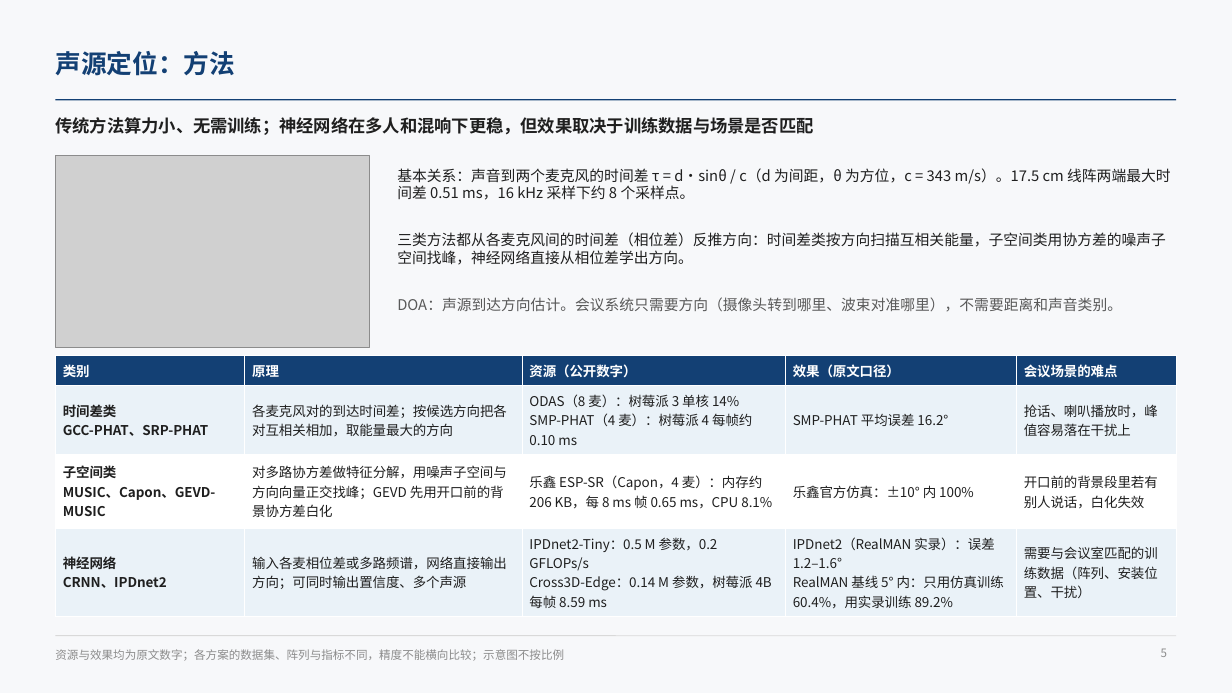
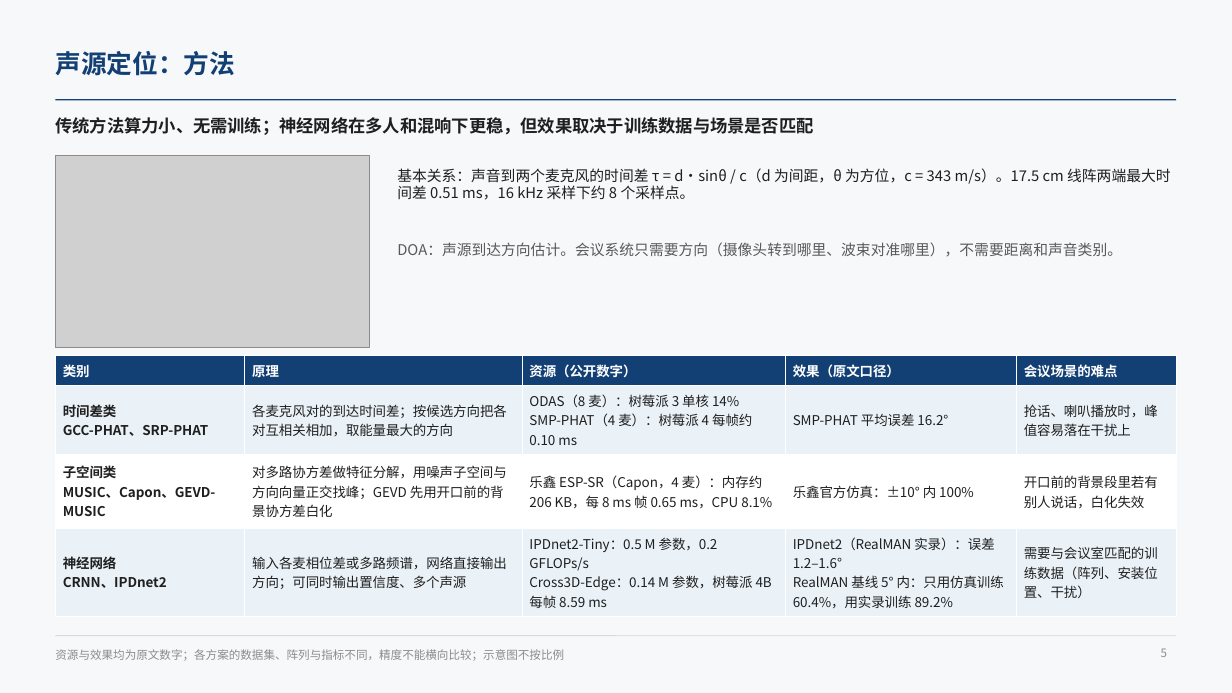
Before and after one commit to ZeroFoxxi/ssl-scene1, a slide deck: slide 5 of 01_场景一_摄像头声源定位/技术总结/声源定位与波束成形技术总结.pptx. Drawn at 1232x693 pixels with LibreOffice and Linux fonts; fonts in the diff are those of the drawing; grey boxes stand for pictures. Boxes give left, top, right and bottom in pixels: in the first picture for what was removed or moved away, otherwise in the second. Text is boxed around its words. In the diff, an @@ line names an element or a change of style, - is before the commit and + after.

```diff
--- a/01_场景一_摄像头声源定位/技术总结/声源定位与波束成形技术总结.pptx
+++ b/01_场景一_摄像头声源定位/技术总结/声源定位与波束成形技术总结.pptx
@@ text removed at [397,232,1166,265] @@
-三类方法都从各麦克风间的时间差（相位差）反推方向：时间差类按方向扫描互相关能量，子空间类用协方差的噪声子空间找峰，神经网络直接从相位差学出方向。
@@ text "DOA：声源到达方向估计。会议系统只需要方向（摄像头转到哪里、波束对准哪里），不需要距离和声音类别。": place and size @@
-text "DOA：声源到达方向估计。会议系统只需要方向（摄像头转到哪里、波束对准哪里），不需要距离和声音类别。" at [397,297,1122,311]
+text "DOA：声源到达方向估计。会议系统只需要方向（摄像头转到哪里、波束对准哪里），不需要距离和声音类别。" at [397,242,1122,256]
```
Also in this commit, not shown: 4 other slides changed, 2 other files.
